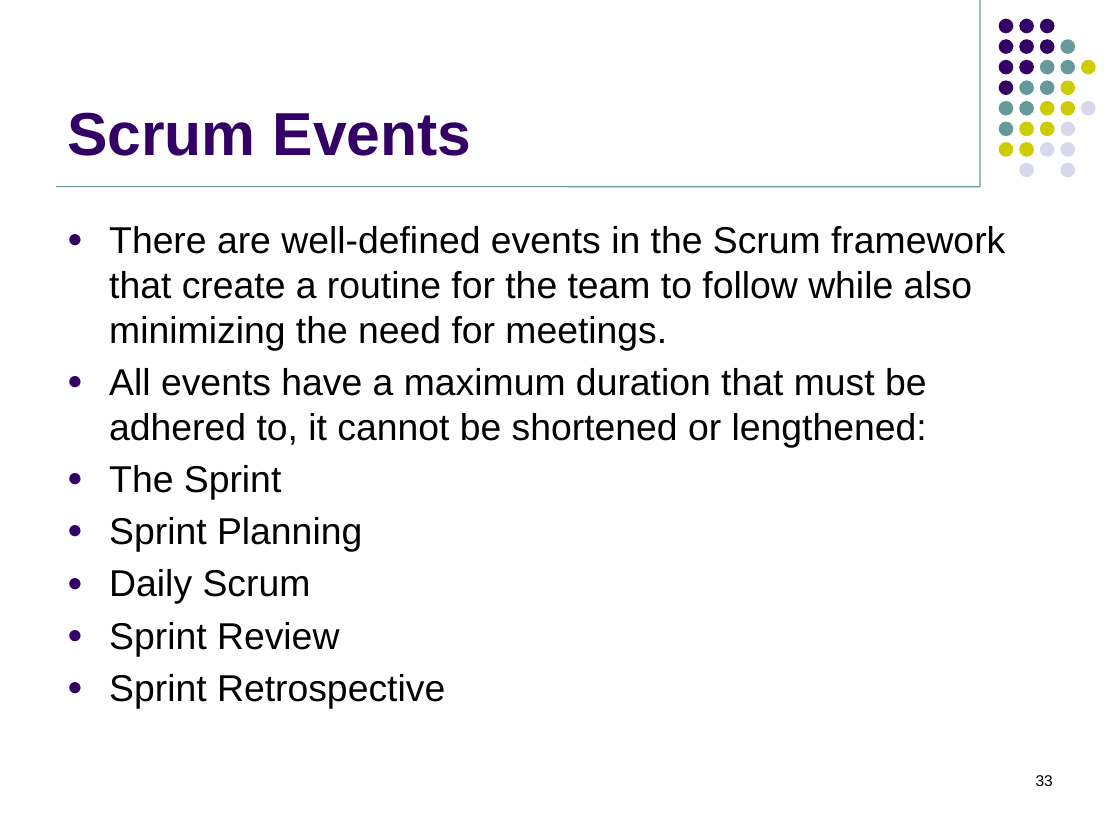
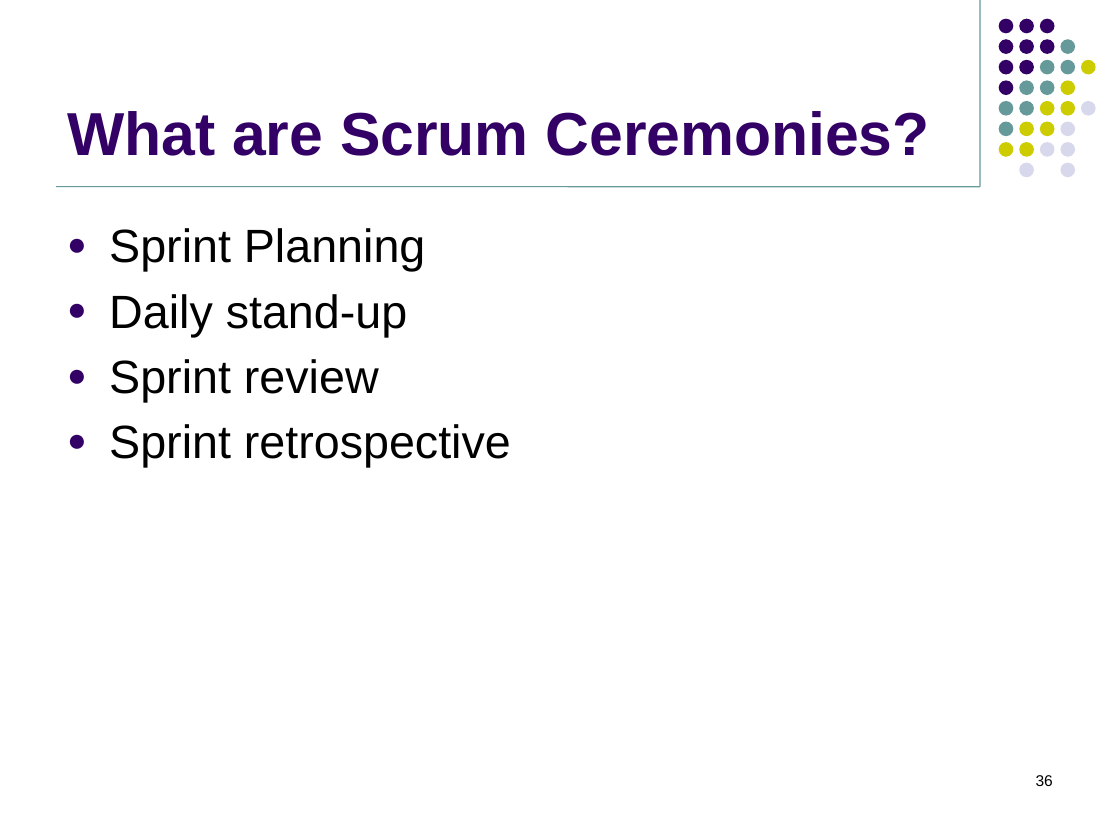
Before and after one commit to jasdhiratrevature/TrainingSlides, a slide deck: slide 36 of SLDC/SDLC.pptx (slide 33 before the commit). Drawn at 1120x840 pixels with LibreOffice and Linux fonts; fonts in the diff are those of the drawing; background and template pictures are left out. Boxes give left, top, right and bottom in pixels: in the first picture for what was removed or moved away, otherwise in the second. Text is boxed around its words. In the diff, an @@ line names an element or a change of style, - is before the commit and + after.

```diff
--- a/SLDC/SDLC.pptx
+++ b/SLDC/SDLC.pptx
@@ title at bbox=[67, 111, 930, 156]: text changed @@
-Scrum Events
+What are Scrum Ceremonies?
@@ text at bbox=[109, 226, 1005, 500]: paragraphs removed @@
-● There are well-defined events in the Scrum framework that create a routine for the team to follow while also minimizing the need for meetings.
-● All events have a maximum duration that must be adhered to, it cannot be shortened or lengthened:
-● The Sprint
@@ text at bbox=[109, 228, 425, 272]: size 24 to 30 pt in "Sprint Planning"; more space between paragraphs @@
@@ text at bbox=[109, 294, 511, 468]: text changed; size 24 to 30 pt @@
-● Daily Scrum
-● Sprint Review
-● Sprint Retrospective
+● Daily stand-up
+● Sprint review
+● Sprint retrospective
@@ page number at bbox=[1036, 775, 1053, 786]: text changed @@
-33
+36
```
Also in this commit, not shown: 10 other slides changed, 25 slides added.
